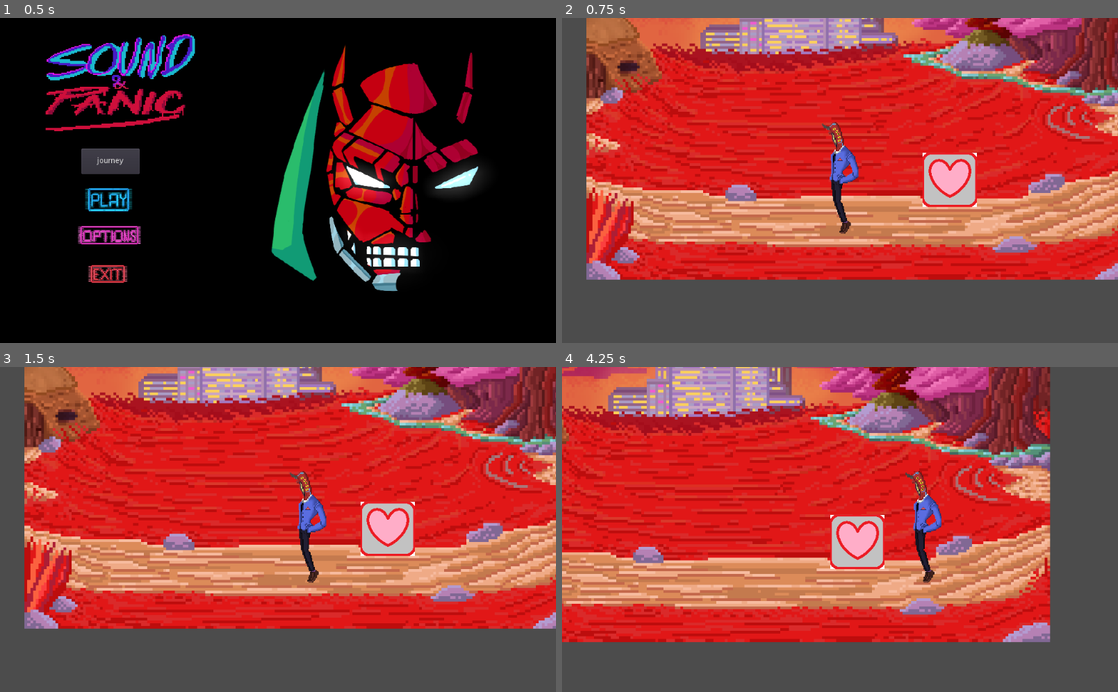
Above: before the commit, frames 1-4 (two rows, left to right).
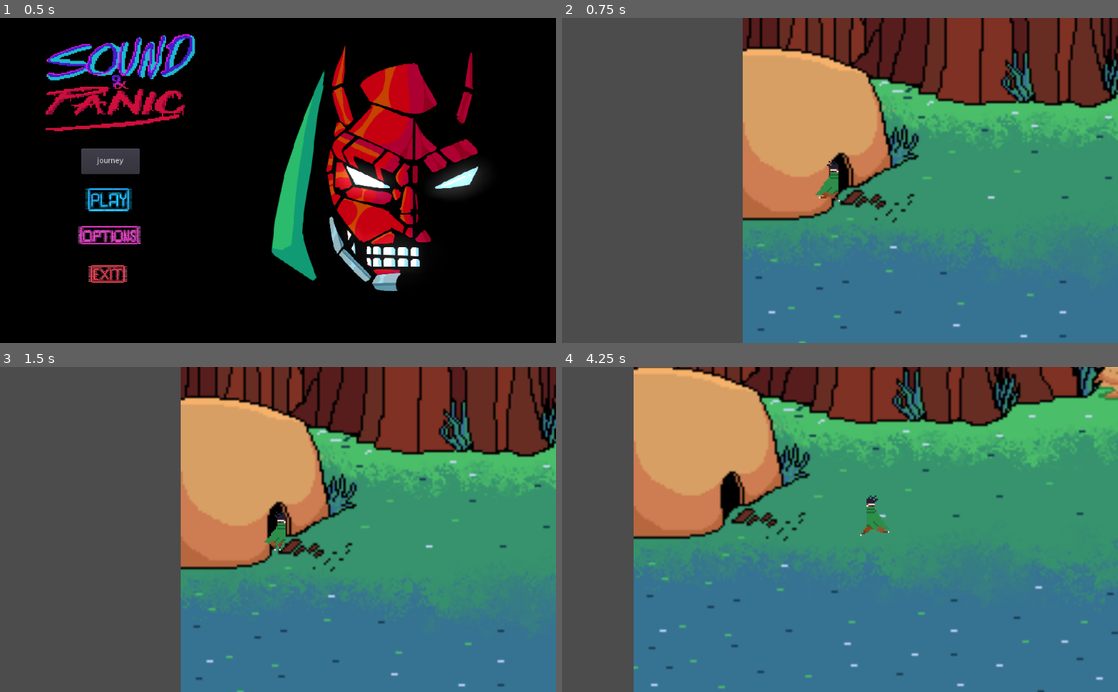
Above: after the commit, the same moments.

Repository: brunojardon/soundpanicAlpha
Game: Godot game, scene res://scene/mains/mainMenuScene.tscn
Two runs of this game, one before a commit and one after it. Both use one fixed random seed, a clock stepped at 60 frames per second and the inputs below.
Inputs:
- Up to frame 1 (0.5 s): no input
- Up to frame 2 (0.75 s): click "journey" at 0.5 s
- Up to frame 3 (1.5 s): tap Enter at 1.25 s; hold D (derecha) from 1.28 s (still down)
- Up to frame 4 (4.25 s): release D (derecha) at 2.03 s; hold S (abajo) 2.03-2.78 s; hold D (derecha) 2.78-3.53 s; hold W (arriba) from 3.53 s (still down)

Frame 1 is identical in both runs. In frame 2, 89% of the frame differs, in the area x 4-100%, y 0-100%; in frame 3, 89%; in frame 4, 97%, in the area x 0-100%, y 0-100%.

Commit message:
actualizacion de journey 1.0

Diff:
--- a/scene/mains/journeyScene.tscn
+++ b/scene/mains/journeyScene.tscn
@@ -1,87 +1,161 @@
-[gd_scene load_steps=9 format=2]
+[gd_scene load_steps=13 format=2]
 
-[ext_resource path="res://textures/perso/Liannexpandido.png" type="Texture" id=1]
+[ext_resource path="res://animations/tenguJourney/unknown.png" type="Texture" id=1]
 [ext_resource path="res://scripts/walkScript.gd" type="Script" id=2]
-[ext_resource path="res://textures/background/stageTutorial.png" type="Texture" id=3]
-[ext_resource path="res://textures/props/cajitafelizuwu.png" type="Texture" id=4]
+[ext_resource path="res://textures/background/stagetuto.png" type="Texture" id=3]
+[ext_resource path="res://textures/natural/unknown.png" type="Texture" id=4]
 [ext_resource path="res://scene/mains/pauseScene.tscn" type="PackedScene" id=5]
 
-[sub_resource type="RectangleShape2D" id=1]
-extents = Vector2( 49.8053, 49.9372 )
+[sub_resource type="CapsuleShape2D" id=2]
+radius = 5.77411
+height = 5.57178
 
-[sub_resource type="CapsuleShape2D" id=2]
-radius = 28.9341
-height = 58.8618
+[sub_resource type="Animation" id=4]
+length = 0.001
+tracks/0/type = "value"
+tracks/0/path = NodePath(".:frame")
+tracks/0/interp = 1
+tracks/0/loop_wrap = true
+tracks/0/imported = false
+tracks/0/enabled = true
+tracks/0/keys = {
+"times": PoolRealArray( 0 ),
+"transitions": PoolRealArray( 1 ),
+"update": 0,
+"values": [ 2 ]
+}
 
-[sub_resource type="SegmentShape2D" id=3]
-a = Vector2( -76.0171, -0.46167 )
-b = Vector2( 52.3645, -0.461853 )
+[sub_resource type="Animation" id=5]
+resource_name = "iddle"
+length = 0.1
+loop = true
+tracks/0/type = "value"
+tracks/0/path = NodePath(".:frame")
+tracks/0/interp = 1
+tracks/0/loop_wrap = true
+tracks/0/imported = false
+tracks/0/enabled = true
+tracks/0/keys = {
+"times": PoolRealArray( -0.1 ),
+"transitions": PoolRealArray( 1 ),
+"update": 1,
+"values": [ 0 ]
+}
+
+[sub_resource type="Animation" id=6]
+resource_name = "run_left"
+length = 0.5
+loop = true
+tracks/0/type = "value"
+tracks/0/path = NodePath(".:frame")
+tracks/0/interp = 1
+tracks/0/loop_wrap = true
+tracks/0/imported = false
+tracks/0/enabled = true
+tracks/0/keys = {
+"times": PoolRealArray( 0, 0.1, 0.2, 0.3, 0.4 ),
+"transitions": PoolRealArray( 1, 1, 1, 1, 1 ),
+"update": 1,
+"values": [ 9, 8, 7, 6, 5 ]
+}
+
+[sub_resource type="Animation" id=3]
+resource_name = "run_right"
+length = 0.5
+loop = true
+tracks/0/type = "value"
+tracks/0/path = NodePath(".:frame")
+tracks/0/interp = 1
+tracks/0/loop_wrap = true
+tracks/0/imported = false
+tracks/0/enabled = true
+tracks/0/keys = {
+"times": PoolRealArray( 0, 0.1, 0.2, 0.3 ),
+"transitions": PoolRealArray( 1, 1, 1, 1 ),
+"update": 1,
+"values": [ 0, 1, 2, 3 ]
+}
+
+[sub_resource type="RectangleShape2D" id=7]
+extents = Vector2( 63.8389, 10 )
+
+[sub_resource type="RectangleShape2D" id=8]
+extents = Vector2( 10, 73.1129 )
 
 [node name="world" type="Node2D"]
 
 [node name="background" type="Sprite" parent="."]
-position = Vector2( 512.07, 300.592 )
-scale = Vector2( 0.511947, 0.500817 )
+position = Vector2( 805.41, 243.546 )
+scale = Vector2( 2, 2 )
 texture = ExtResource( 3 )
 
-[node name="cajitafelizuwu" type="RigidBody2D" parent="."]
-position = Vector2( 689.125, 358.091 )
-mode = 1
-gravity_scale = 0.0
-__meta__ = {
-"_edit_group_": true
-}
-
-[node name="sprite" type="Sprite" parent="cajitafelizuwu"]
-texture = ExtResource( 4 )
-
-[node name="CollisionShape2D" type="CollisionShape2D" parent="cajitafelizuwu"]
-scale = Vector2( 1, -0.5 )
-shape = SubResource( 1 )
-
 [node name="KinematicBody2D" type="KinematicBody2D" parent="."]
-position = Vector2( 476.192, 412.622 )
+position = Vector2( 95.1546, 304.913 )
 script = ExtResource( 2 )
 __meta__ = {
 "_edit_group_": true
 }
 
 [node name="Sprite" type="Sprite" parent="KinematicBody2D"]
-position = Vector2( -5.6123, 5.6123 )
-scale = Vector2( 0.15, 0.15 )
+scale = Vector2( 1.5, 1.5 )
 texture = ExtResource( 1 )
+hframes = 10
+frame = 2
 
 [node name="CollisionShape2D" type="CollisionShape2D" parent="KinematicBody2D"]
-position = Vector2( -14.7606, 2.57268 )
+position = Vector2( 1.17213, 8.06775 )
+rotation = 1.5708
 shape = SubResource( 2 )
 
+[node name="AnimationPlayer" type="AnimationPlayer" parent="KinematicBody2D"]
+root_node = NodePath("../Sprite")
+autoplay = "iddle"
+anims/RESET = SubResource( 4 )
+anims/iddle = SubResource( 5 )
+anims/run_left = SubResource( 6 )
+anims/run_right = SubResource( 3 )
+
 [node name="Camera2D" type="Camera2D" parent="KinematicBody2D"]
-position = Vector2( -9.42657, 5.28577 )
 current = true
+zoom = Vector2( 0.5, 0.5 )
 drag_margin_h_enabled = true
 drag_margin_v_enabled = true
-drag_margin_left = 0.3
-drag_margin_top = 0.0
-drag_margin_right = 0.3
-drag_margin_bottom = 0.0
+drag_margin_left = 0.09
+drag_margin_top = 0.09
+drag_margin_right = 0.09
+drag_margin_bottom = 0.09
 editor_draw_drag_margin = true
-__meta__ = {
-"_edit_group_": true
-}
-
-[node name="Limites" type="RigidBody2D" parent="."]
-mode = 1
-
-[node name="limite piso arriba2" type="CollisionShape2D" parent="Limites"]
-position = Vector2( 579.537, 339.375 )
-rotation = 1.74846e-07
-scale = Vector2( 8, 1 )
-shape = SubResource( 3 )
-
-[node name="limite piso abajo" type="CollisionShape2D" parent="Limites"]
-position = Vector2( 569.013, 517.733 )
-rotation = 1.74846e-07
-scale = Vector2( 8, 1 )
-shape = SubResource( 3 )
 
 [node name="pausa" parent="." instance=ExtResource( 5 )]
+
+[node name="StaticBody2D" type="StaticBody2D" parent="."]
+scale = Vector2( 2, 1 )
+
+[node name="CollisionPolygon2D" type="CollisionPolygon2D" parent="StaticBody2D"]
+polygon = PoolVector2Array( 801.561, 71.9329, 728.601, 47.2387, 724.112, 78.6676, 683.703, 71.9329, 643.294, 80.9126, 524.313, 123.566, 526.558, 159.485, 462.578, 238.057, 298.698, 224.588, 269.514, 213.363, 271.759, 137.036, 205.534, 130.301, 215.636, 220.098, 144.921, 242.547, 58.4917, 211.118, 77.5735, 280.711, 60.7366, 296.425, 56.2467, 211.118, 13.5932, 184.179, 1.24609, 264.996, 3.49101, 332.344, 39.4098, 325.609, 37.1649, 341.324, 1.24609, 352.548, 4.61348, 484.999, 801.561, 487.244, 801.561, 556.836, -14.4684, 532.142, -21.2031, -24.5989, 803.806, -4.39454 )
+
+[node name="StaticBody2D2" type="StaticBody2D" parent="."]
+position = Vector2( 809.862, 252.701 )
+
+[node name="Sprite" type="Sprite" parent="StaticBody2D2"]
+texture = ExtResource( 4 )
+
+[node name="Sprite3" type="Sprite" parent="StaticBody2D2"]
+position = Vector2( 115.752, 168.282 )
+rotation = 0.523598
+texture = ExtResource( 4 )
+
+[node name="Sprite2" type="Sprite" parent="StaticBody2D2"]
+position = Vector2( 68.9535, 76.5216 )
+rotation = 0.261799
+texture = ExtResource( 4 )
+
+[node name="CollisionShape2D" type="CollisionShape2D" parent="StaticBody2D2"]
+position = Vector2( -21.3939, 18.0515 )
+rotation = 0.523598
+shape = SubResource( 7 )
+
+[node name="CollisionShape2D2" type="CollisionShape2D" parent="StaticBody2D2"]
+position = Vector2( 95.288, 164.53 )
+rotation = -0.523598
+shape = SubResource( 8 )
--- a/scripts/buttons.gd
+++ b/scripts/buttons.gd
@@ -1,7 +1,7 @@
 extends Control
 
 func _on_journeyButton_pressed():
-	get_tree().change_scene("res://scene/mains/posbattleScene.tscn") #Cambia a la escena de posbatalla
+	get_tree().change_scene("res://scene/mains/JourneyScene.tscn") #Cambia a la escena de posbatalla
 	print("Journey")
 
 func _on_playButton_pressed():
--- a/scripts/walkScript.gd
+++ b/scripts/walkScript.gd
@@ -1,9 +1,11 @@
 extends KinematicBody2D
 
-const acceleration = 100
-const maxSpeed = 300
-const friction = 50
+const acceleration = 400
+const maxSpeed = 80
+const friction = 500
 var velocity = Vector2.ZERO
+onready var animation = $AnimationPlayer
+
 
 func _physics_process(delta):
 	var input_vector = Vector2.ZERO
@@ -12,9 +14,14 @@
 	input_vector = input_vector.normalized()
 
 	if input_vector != Vector2.ZERO:
-		velocity += input_vector * acceleration * delta
-		velocity = velocity.clamped(maxSpeed * delta)
+		if input_vector.x > 0:
+			animation.play("run_right")
+		else:
+			animation.play("run_left")
+		velocity = velocity.move_toward(input_vector * maxSpeed, acceleration * delta)
+		print (velocity)
 	else:
+		animation.play("iddle")
 		velocity = velocity.move_toward(Vector2.ZERO, friction * delta)
 
-	move_and_collide(velocity)
+	velocity = move_and_slide(velocity)
Renamed: animations/tenguJourney/tengujourney.png -> animations/tenguJourney/Iddle.png
Not shown, added: animations/tenguJourney/Iddle.png.import
Binary file added: animations/tenguJourney/tengutodojuntolol.png
Not shown, added: animations/tenguJourney/tengutodojuntolol.png.import
Binary file added: animations/tenguJourney/unknown.png
Not shown, added: animations/tenguJourney/unknown.png.import
Binary file added: textures/background/stagetuto.png
Not shown, changed: textures/background/stagetuto.png.import
Binary file added: textures/natural/Rocks_1.png
Not shown, added: textures/natural/Rocks_1.png.import
Binary file added: textures/natural/Tree_0.png
Not shown, added: textures/natural/Tree_0.png.import
(and 10 more such lines)
